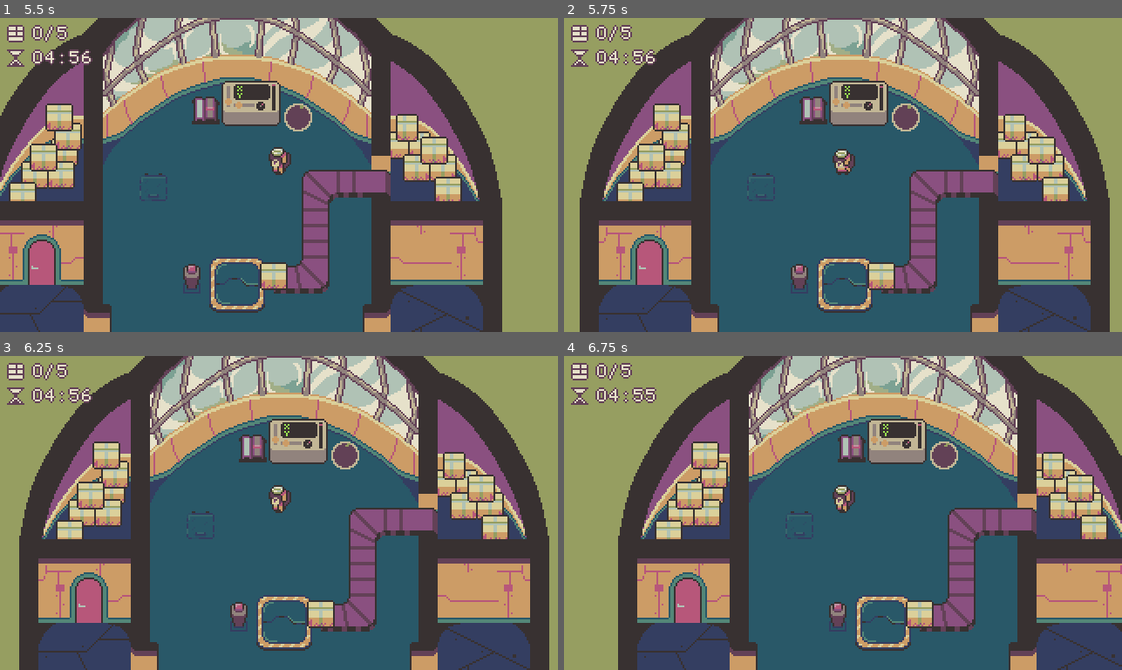
Above: before the commit, frames 1-4 (two rows, left to right).
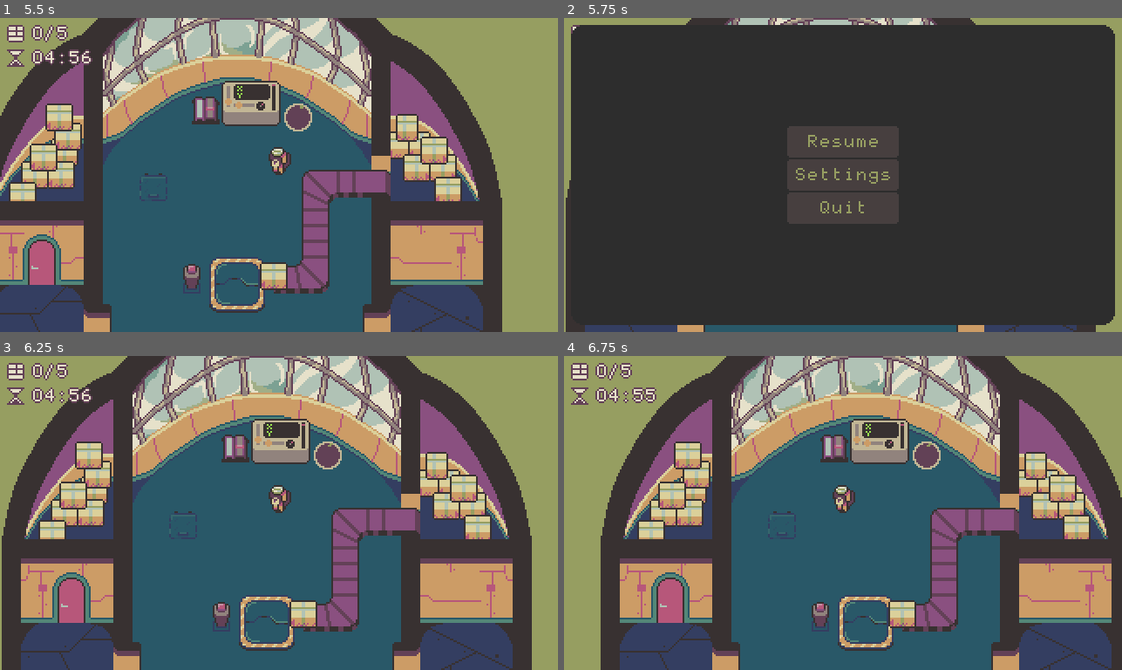
Above: after the commit, the same moments.

Repository: escalembur/zepelim
Game: Godot game, scene res://scenes/menu.tscn
Two runs of this game, one before a commit and one after it. Both use one fixed random seed, a clock stepped at 60 frames per second and the inputs below.
Inputs (mouse positions are in pixels of both pictures, inside the frame that each line leads up to):
- Up to frame 1 (5.5 s): click "Play" at 0.5 s; click "Okay!" at 1.25 s; tap Enter (ui_accept) at 2, 2.27, 3.02, 4.52, 5.27 s; hold Right (ui_right) 2.03-2.78 s; hold X (interact) 2.03-2.78 s; hold Down (ui_down) 2.78-3.53 s; tap X (interact) at 2.85, 4.35 s; hold Right (ui_right) 3.53-4.28 s; hold X (interact) 3.53-4.28 s; hold Up (ui_up) 4.28-5.03 s; hold Left (ui_left) from 5.03 s (still down); hold X (interact) from 5.03 s (still down)
- Up to frame 2 (5.75 s): keep holding Left (ui_left); keep holding X (interact); tap Escape (pause) at 5.65 s
- Up to frame 3 (6.25 s): release Left (ui_left) at 5.75 s; release X (interact) at 5.75 s; click (279, 478) at 5.75 s, where only the run after the commit has a clickable "Resume"
- Up to frame 4 (6.75 s): hold Left (ui_left) from 6.53 s (still down); tap X (interact) at 6.6 s

Frame 1 is identical in both runs. In frame 2, 75% of the frame differs, in the area x 0-99%, y 0-100%; in frame 3, 43%; in frame 4, 41%.

Commit message:
pause menu fixed + naming convention

Diff:
--- a/scenes/game.tscn
+++ b/scenes/game.tscn
@@ -12,6 +12,7 @@
 [ext_resource type="Texture2D" uid="uid://cddo8d6ivc6al" path="res://sprites/kenney/tilemap_packed.png" id="5_brao4"]
 [ext_resource type="PackedScene" uid="uid://cox0py5tss8ai" path="res://scenes/control_panel.tscn" id="5_c0fbq"]
 [ext_resource type="PackedScene" uid="uid://ccwk0um5l8e1m" path="res://scenes/tutorial_intro.tscn" id="7_urahg"]
+[ext_resource type="PackedScene" uid="uid://drd6obqg3n5m6" path="res://scenes/pause_menu.tscn" id="8_fmpoj"]
 [ext_resource type="Script" path="res://scripts/timer_label.gd" id="8_l3frb"]
 [ext_resource type="AudioStream" uid="uid://dkquo6p3pmy0w" path="res://sounds/sfx/sfx_airship_backward.wav" id="8_ma01y"]
 [ext_resource type="PackedScene" uid="uid://b8i7x861lvm7k" path="res://scenes/radar.tscn" id="9_ddyvd"]
@@ -19,7 +20,7 @@
 [ext_resource type="AudioStream" uid="uid://bb07xv376cmga" path="res://sounds/sfx/sfx_airship_forward.wav" id="9_u2oyr"]
 [ext_resource type="AudioStream" uid="uid://ca8qriy2ld5j8" path="res://sounds/sfx/sfx_airship_stop.wav" id="10_ewhr6"]
 [ext_resource type="PackedScene" uid="uid://doj4a7ovac6pm" path="res://scenes/delivery_button.tscn" id="10_vov0c"]
-[ext_resource type="PackedScene" uid="uid://uxhqo0gjfg0g" path="res://scenes/GameOver.tscn" id="14_niaus"]
+[ext_resource type="PackedScene" uid="uid://uxhqo0gjfg0g" path="res://scenes/game_over.tscn" id="14_niaus"]
 [ext_resource type="PackedScene" uid="uid://d3sme3um5uy8e" path="res://scenes/stairs.tscn" id="17_uo367"]
 [ext_resource type="PackedScene" uid="uid://djoxae2hkwkd5" path="res://scenes/hole.tscn" id="18_0ltu5"]
 [ext_resource type="PackedScene" uid="uid://b28va3pgdpvfy" path="res://scenes/motor.tscn" id="18_hemfu"]
@@ -267,6 +268,9 @@
 process_mode = 3
 visible = false
 
+[node name="PauseMenu" parent="UI" instance=ExtResource("8_fmpoj")]
+process_mode = 3
+
 [node name="GameManager" type="Node" parent="."]
 script = ExtResource("1_fbnw6")
 
@@ -282,6 +286,7 @@
 script = ExtResource("4_qgsei")
 
 [node name="BGMZepelim" type="AudioStreamPlayer" parent="."]
+process_mode = 3
 stream = ExtResource("29_qf4j3")
 autoplay = true
 
@@ -409,6 +414,7 @@
 offset = Vector2(1, -27)
 
 [node name="DirectionalLight2D" type="DirectionalLight2D" parent="Airship"]
+visible = false
 energy = 0.9
 blend_mode = 1
 script = ExtResource("34_4em7p")
--- a/scenes/pause_menu.tscn
+++ b/scenes/pause_menu.tscn
@@ -2,7 +2,7 @@
 
 [ext_resource type="Theme" uid="uid://bl84kxmf30sss" path="res://resources/theme.tres" id="1_cwkar"]
 [ext_resource type="Script" path="res://scripts/pause_menu.gd" id="2_w3xb6"]
-[ext_resource type="PackedScene" uid="uid://4yxs04wsyrfm" path="res://scenes/menu.tscn" id="3_4hrgo"]
+[ext_resource type="PackedScene" uid="uid://ccwk0um5l8e1m" path="res://scenes/tutorial_intro.tscn" id="3_4hrgo"]
 [ext_resource type="PackedScene" uid="uid://bgyk5h4ldngji" path="res://scenes/settings_menu.tscn" id="3_bl2q4"]
 
 [node name="PauseMenu" type="Control" node_paths=PackedStringArray("pause_main_menu", "settings_menu")]
@@ -58,10 +58,6 @@
 layout_mode = 2
 text = "Settings"
 
-[node name="MenuButton" type="Button" parent="MarginContainer/MainMenu/MarginContainer/MarginContainer/VBoxContainer"]
-layout_mode = 2
-text = "Menu"
-
 [node name="QuitButton" type="Button" parent="MarginContainer/MainMenu/MarginContainer/MarginContainer/VBoxContainer"]
 layout_mode = 2
 text = "Quit
@@ -74,5 +70,4 @@
 
 [connection signal="pressed" from="MarginContainer/MainMenu/MarginContainer/MarginContainer/VBoxContainer/ResumeButton" to="." method="_on_resume_button_pressed"]
 [connection signal="pressed" from="MarginContainer/MainMenu/MarginContainer/MarginContainer/VBoxContainer/SettingsButton" to="." method="_on_settings_button_pressed"]
-[connection signal="pressed" from="MarginContainer/MainMenu/MarginContainer/MarginContainer/VBoxContainer/MenuButton" to="." method="_on_menu_button_pressed"]
 [connection signal="pressed" from="MarginContainer/MainMenu/MarginContainer/MarginContainer/VBoxContainer/QuitButton" to="." method="_on_quit_button_pressed"]
--- a/scenes/stairs.tscn
+++ b/scenes/stairs.tscn
@@ -2,7 +2,7 @@
 
 [ext_resource type="PackedScene" uid="uid://baqmsqvkcpdcj" path="res://scenes/interact.tscn" id="1_o3nk7"]
 [ext_resource type="Script" path="res://scripts/interact_stairs.gd" id="3_3urly"]
-[ext_resource type="PackedScene" uid="uid://c3f7n38ijyd7g" path="res://scenes/GameOver.tscn" id="3_qb374"]
+[ext_resource type="PackedScene" uid="uid://uxhqo0gjfg0g" path="res://scenes/game_over.tscn" id="3_qb374"]
 
 [sub_resource type="CircleShape2D" id="CircleShape2D_gdxnv"]
 radius = 20.0
--- a/scripts/pause_menu.gd
+++ b/scripts/pause_menu.gd
@@ -13,12 +13,14 @@
 
 func _input(event: InputEvent) -> void:
 	if event.is_action_pressed("pause"):
-		visible = !visible
+		visible = true
+		get_tree().paused = true
 		pause_main_menu.visible = true
 		settings_menu.visible = false
 
 
 func _on_resume_button_pressed() -> void:
+	get_tree().paused = false
 	visible = false
 
 
Not shown: 1 places in scenes/game.tscn that only renumber resources
Renamed: scenes/GameOver.tscn -> scenes/game_over.tscn
